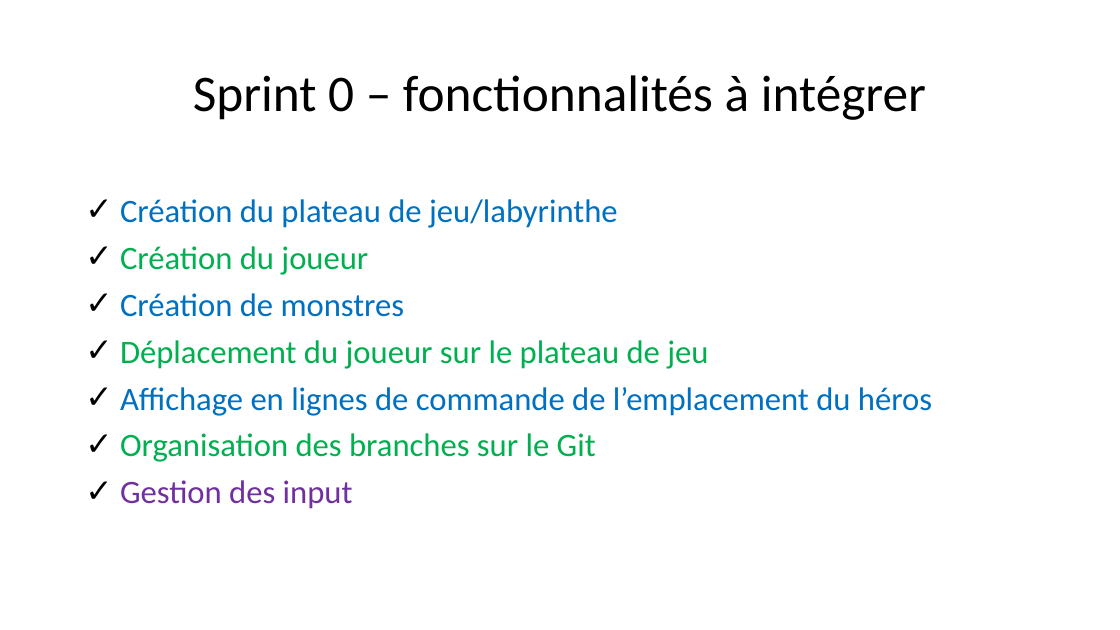
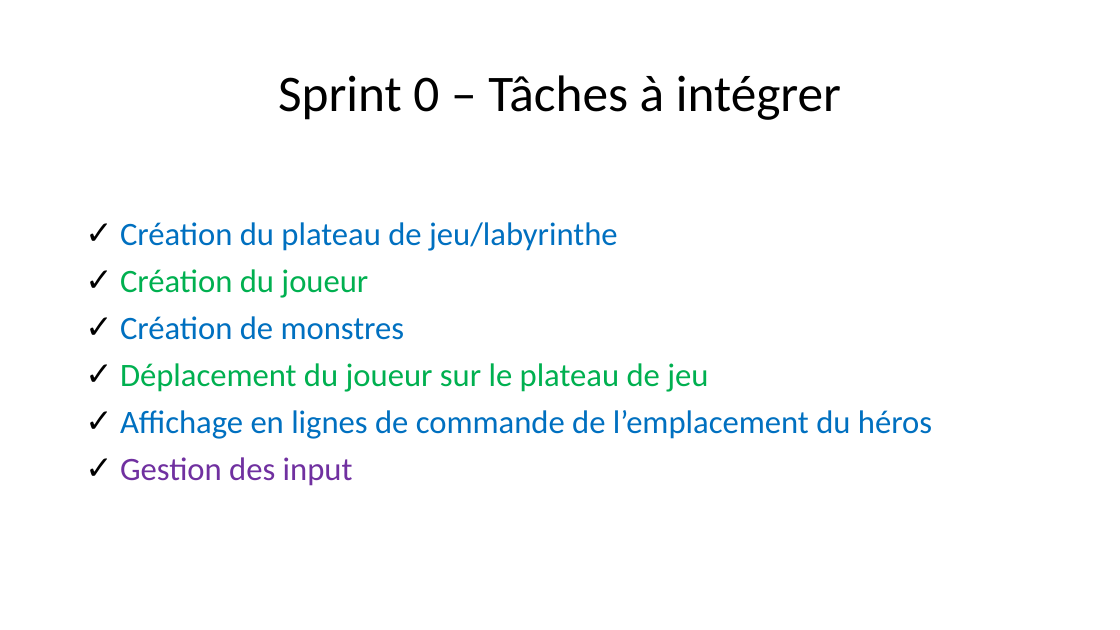
Before and after one commit to HamaraH/projet_labyrinthe, a slide deck: slide 3 of Présentation ACL.pptx. Drawn at 1120x630 pixels with LibreOffice and Linux fonts; fonts in the diff are those of the drawing. Boxes give left, top, right and bottom in pixels: in the first picture for what was removed or moved away, otherwise in the second. Text is boxed around its words. In the diff, an @@ line names an element or a change of style, - is before the commit and + after.

```diff
--- a/Présentation ACL.pptx
+++ b/Présentation ACL.pptx
@@ title at [278,75,841,120]: text changed @@
-Sprint 0 – fonctionnalités à intégrer
+Sprint 0 – Tâches à intégrer
@@ text at [120,433,596,462]: paragraph removed @@
-✓ Organisation des branches sur le Git
```
Also in this commit, not shown: 6 other slides changed, 1 slide added.
